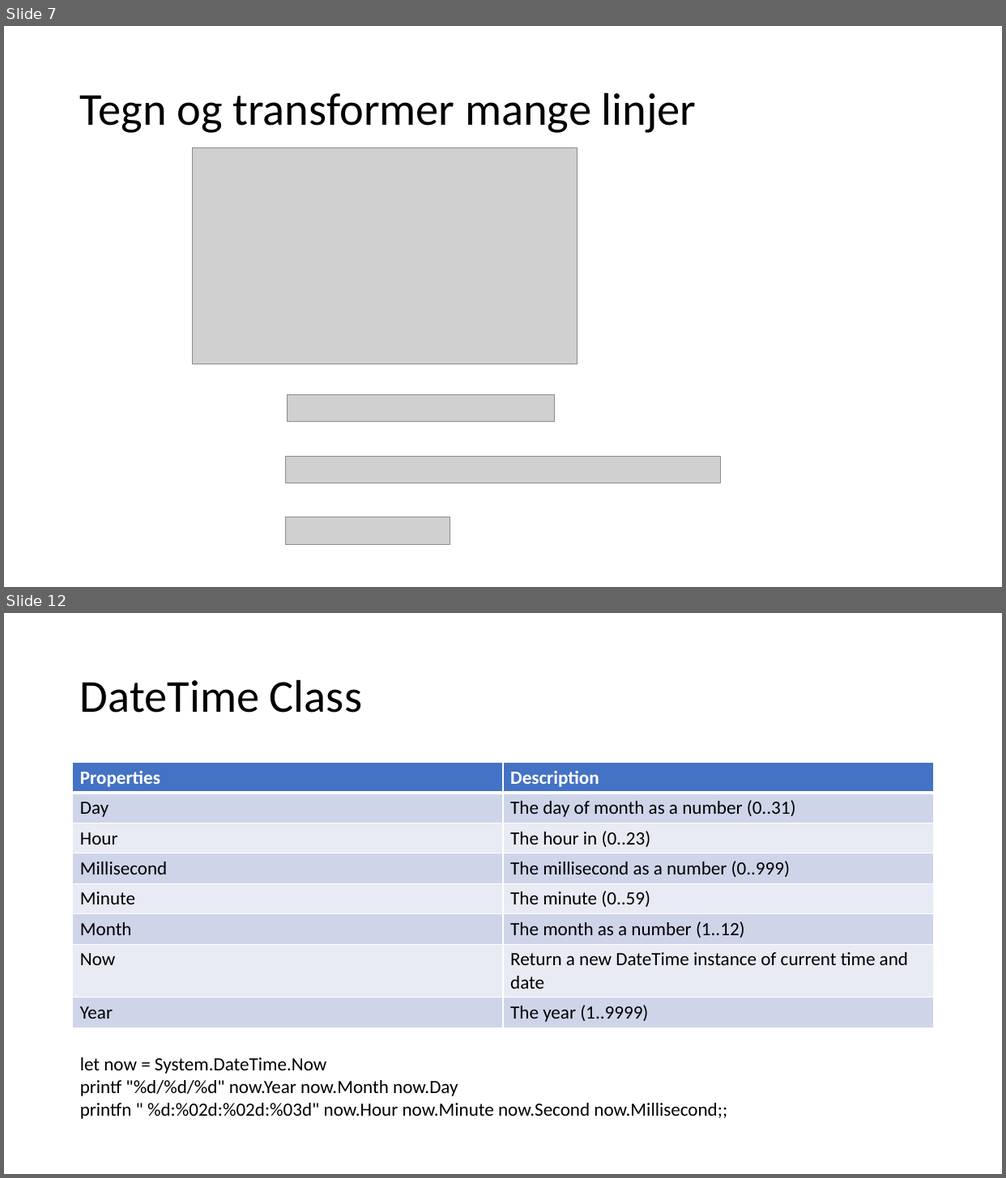
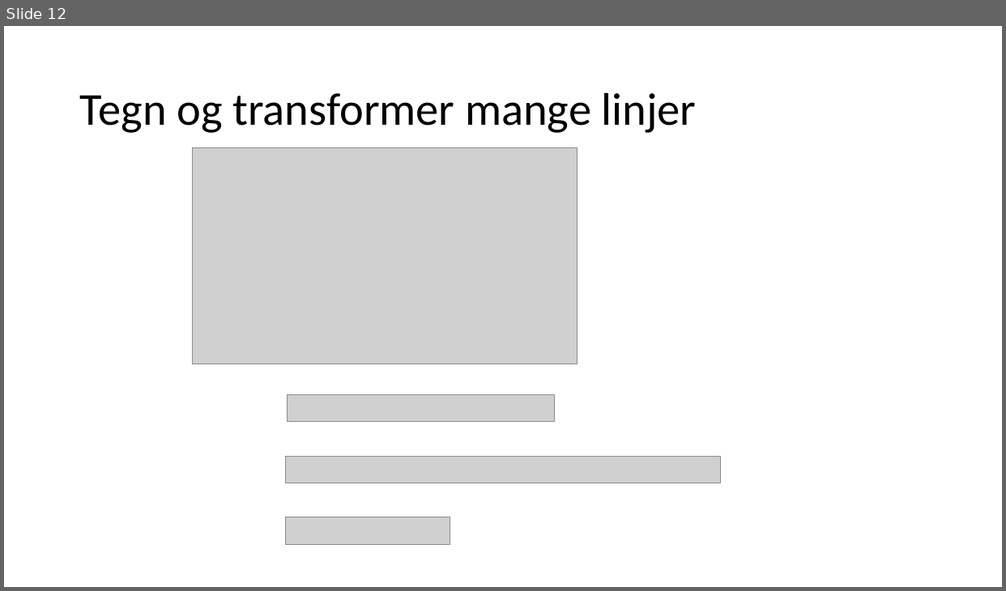
Before and after one commit to fisterloegsovs/pop22, a slide deck: lectures/17.1/17.1.pptx. Shown one above the other, each under a label of ours: slides 7 and 12 before the commit, slide 12 after it; the slides between them are not shown. The pictures are 1006x1178 and 1006x591 pixels, drawn with LibreOffice and Linux fonts; fonts in the diff are those of the drawing; grey boxes stand for pictures. Boxes give left, top, right and bottom in pixels: in the first picture for what was removed or moved away, otherwise in the second. Text is boxed around its words. In the diff, an @@ line names an element or a change of style, - is before the commit and + after.

```diff
--- a/lectures/17.1/17.1.pptx
+++ b/lectures/17.1/17.1.pptx
@@ slide 12 removed at bbox=[4, 613, 1002, 1174], background #FFFFFF @@
@@ title removed at bbox=[80, 679, 362, 713] @@
-DateTime Class
@@ table removed at bbox=[73, 763, 934, 1028], 8 rows, 2 columns @@
-Properties | Description
-Day | The day of month as a number (0..31)
-Hour | The hour in (0..23)
-Millisecond | The millisecond as a number (0..999)
-Minute | The minute (0..59)
-Month | The month as a number (1..12)
-Now | Return a new DateTime instance of current time and date
-Year | The year (1..9999)
@@ text removed at bbox=[80, 1058, 727, 1119] @@
-let now = System.DateTime.Now
-printf "%d/%d/%d" now.Year now.Month now.Day
-printfn " %d:%02d:%02d:%03d" now.Hour now.Minute now.Second now.Millisecond;;
@@ what was slide 7 is now slide 12 @@
```
Also in this commit, not shown: 3 slides changed, 11 slides added, 12 other slides removed, 11 other files.
